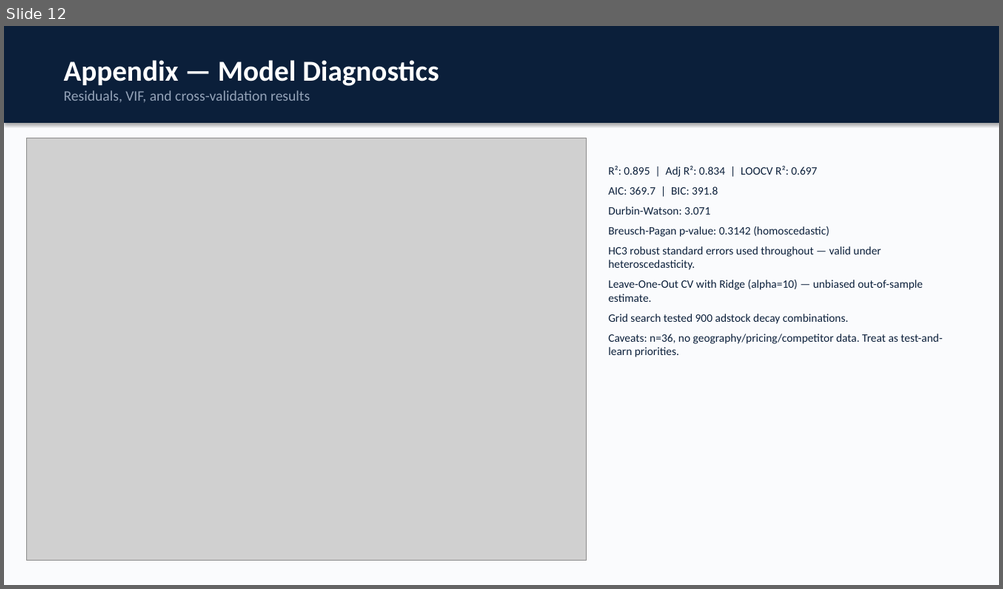
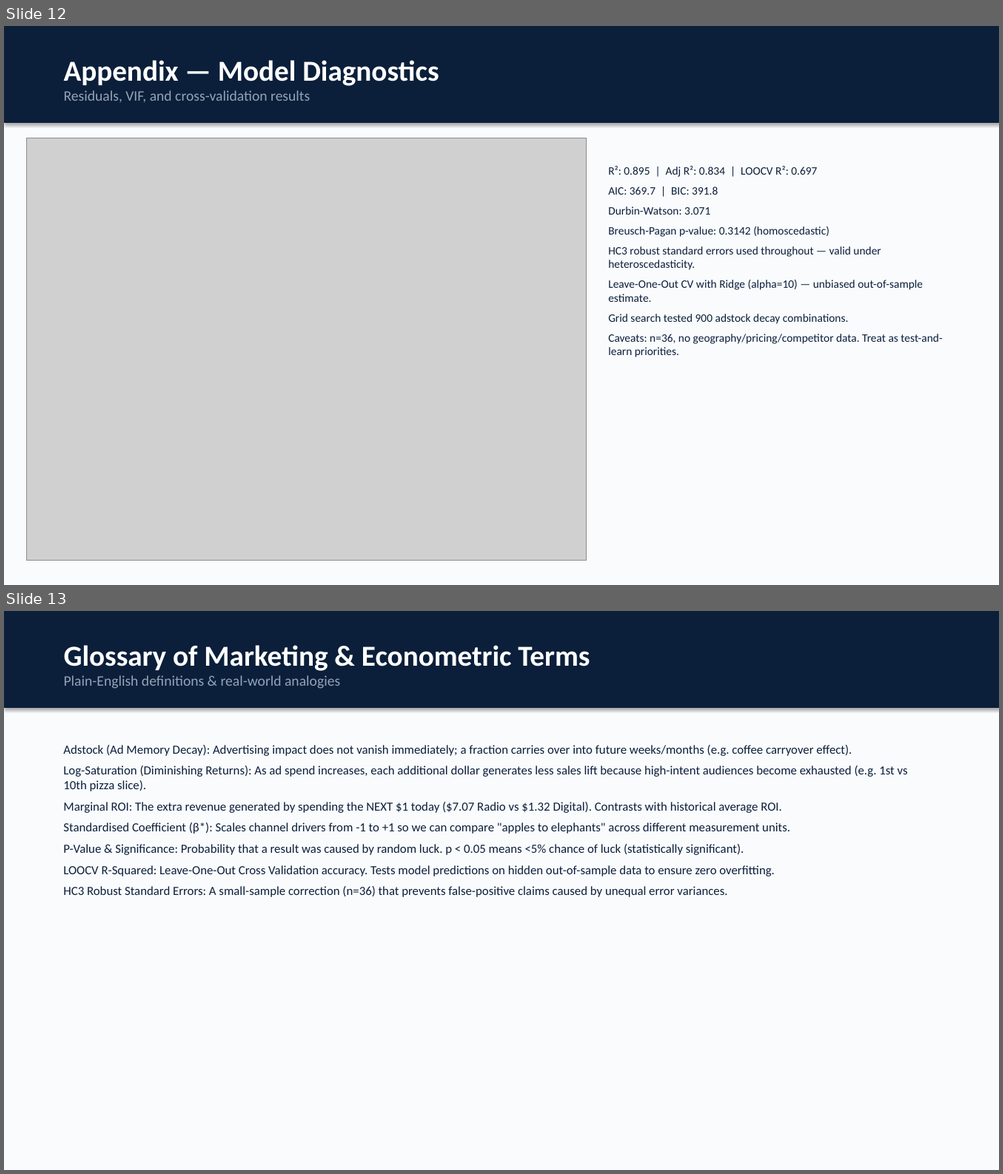
Before and after one commit to LearnWithAbinash/Case_Study_ABC_Retail_Sales_Analysis, a slide deck: ABC_Retail_Case_Study_Presentation.pptx. Shown one above the other, each under a label of ours: slide 12 before the commit, slides 12 and 13 after it. The pictures are 1003x589 and 1003x1174 pixels, drawn with LibreOffice and Linux fonts; fonts in the diff are those of the drawing; grey boxes stand for pictures. Boxes give left, top, right and bottom in pixels: in the first picture for what was removed or moved away, otherwise in the second. Text is boxed around its words. In the diff, an @@ line names an element or a change of style, - is before the commit and + after.

Commit message:
Add Glossary of Terms section to both PPT (Slide 13) and Web Application

```diff
--- a/ABC_Retail_Case_Study_Presentation.pptx
+++ b/ABC_Retail_Case_Study_Presentation.pptx
@@ slide 13 added at (4, 611, 999, 1170), background #FAFBFD @@
@@ rectangle added at (4, 611, 999, 708), fill #0B1F3A, 14 pt, text #94A3B8 @@
+Glossary of Marketing & Econometric Terms
+Plain-English definitions & real-world analogies
@@ text added at (63, 745, 908, 897), 12 pt, text #0B1F3A @@
+Adstock (Ad Memory Decay): Advertising impact does not vanish immediately; a fraction carries over into future weeks/months (e.g. coffee carryover effect).
+Log-Saturation (Diminishing Returns): As ad spend increases, each additional dollar generates less sales lift because high-intent audiences become exhausted (e.g. 1st vs 10th pizza slice).
+Marginal ROI: The extra revenue generated by spending the NEXT $1 today ($7.07 Radio vs $1.32 Digital). Contrasts with historical average ROI.
+Standardised Coefficient (β*): Scales channel drivers from -1 to +1 so we can compare "apples to elephants" across different measurement units.
+P-Value & Significance: Probability that a result was caused by random luck. p < 0.05 means <5% chance of luck (statistically significant).
+LOOCV R-Squared: Leave-One-Out Cross Validation accuracy. Tests model predictions on hidden out-of-sample data to ensure zero overfitting.
+HC3 Robust Standard Errors: A small-sample correction (n=36) that prevents false-positive claims caused by unequal error variances.
```
Also in this commit, not shown: 2 other files.
